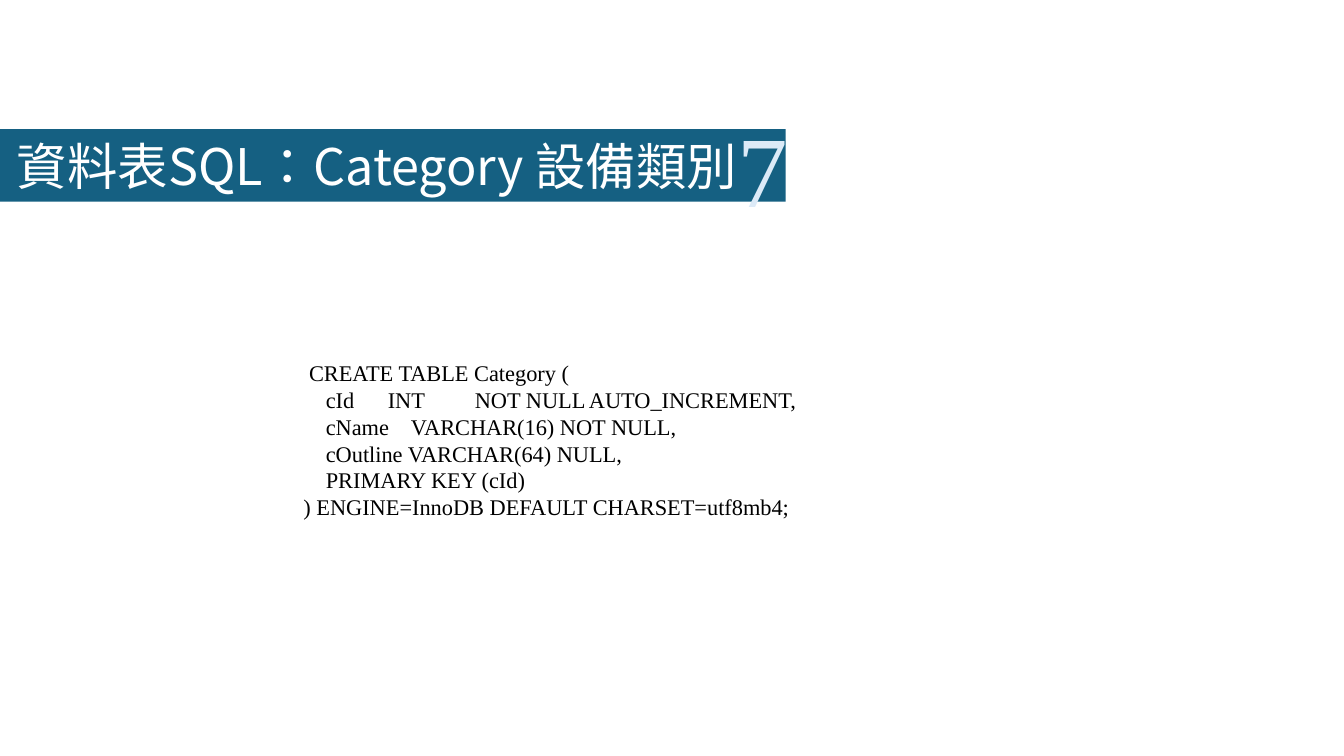
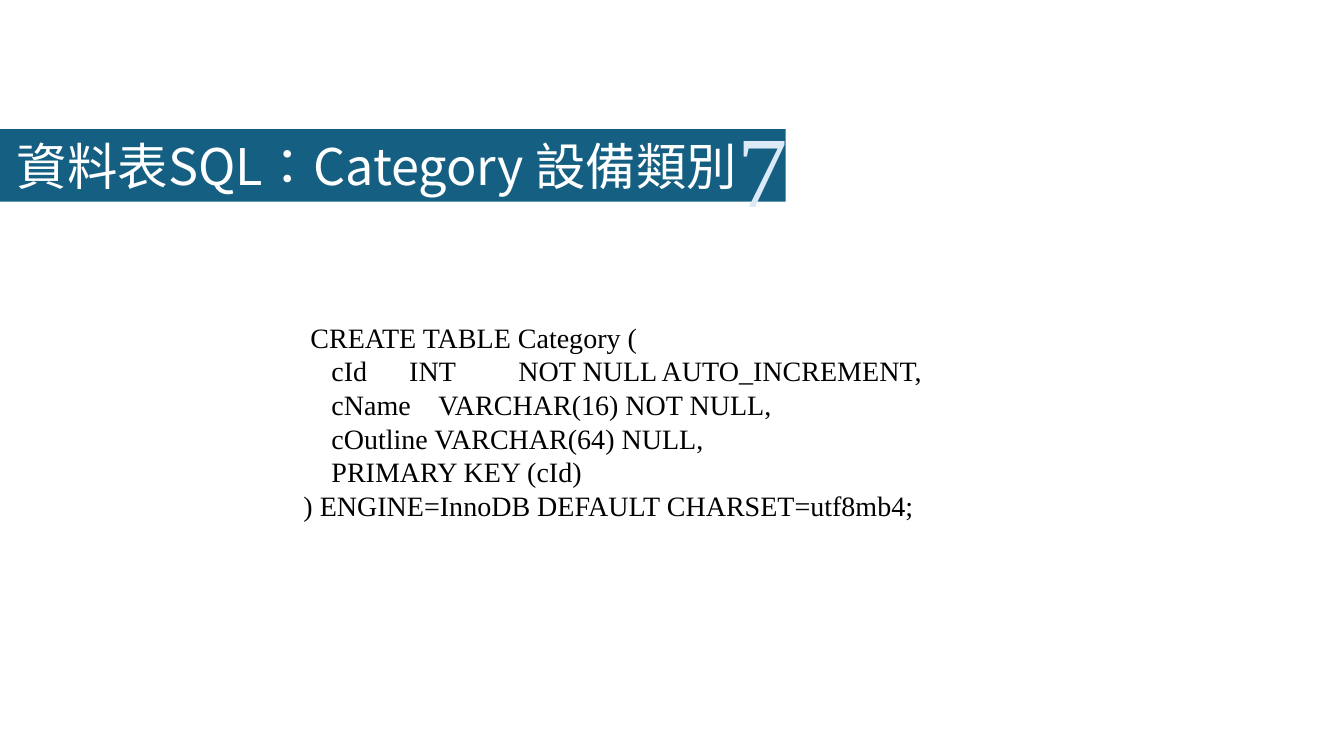
Before and after one commit to LazyEmotionO/NFU_DATABASE, a slide deck: slide 21 of 第四組_資料庫系統期末Part II簡報.pptx. Drawn at 1344x756 pixels with LibreOffice and Linux fonts; fonts in the diff are those of the drawing. Boxes give left, top, right and bottom in pixels: in the first picture for what was removed or moved away, otherwise in the second. Text is boxed around its words. In the diff, an @@ line names an element or a change of style, - is before the commit and + after.

```diff
--- a/第四組_資料庫系統期末Part II簡報.pptx
+++ b/第四組_資料庫系統期末Part II簡報.pptx
@@ text "CREATE TABLE Category (": place and size @@
-text "CREATE TABLE Category (" at (309,366,796,518)
+text "CREATE TABLE Category (" at (310,329,922,520)
@@ text "CREATE TABLE Category (" at (310,329,922,520): size 16 to 20 pt @@
```
Also in this commit, not shown: 13 other slides changed, 1 slide added.
